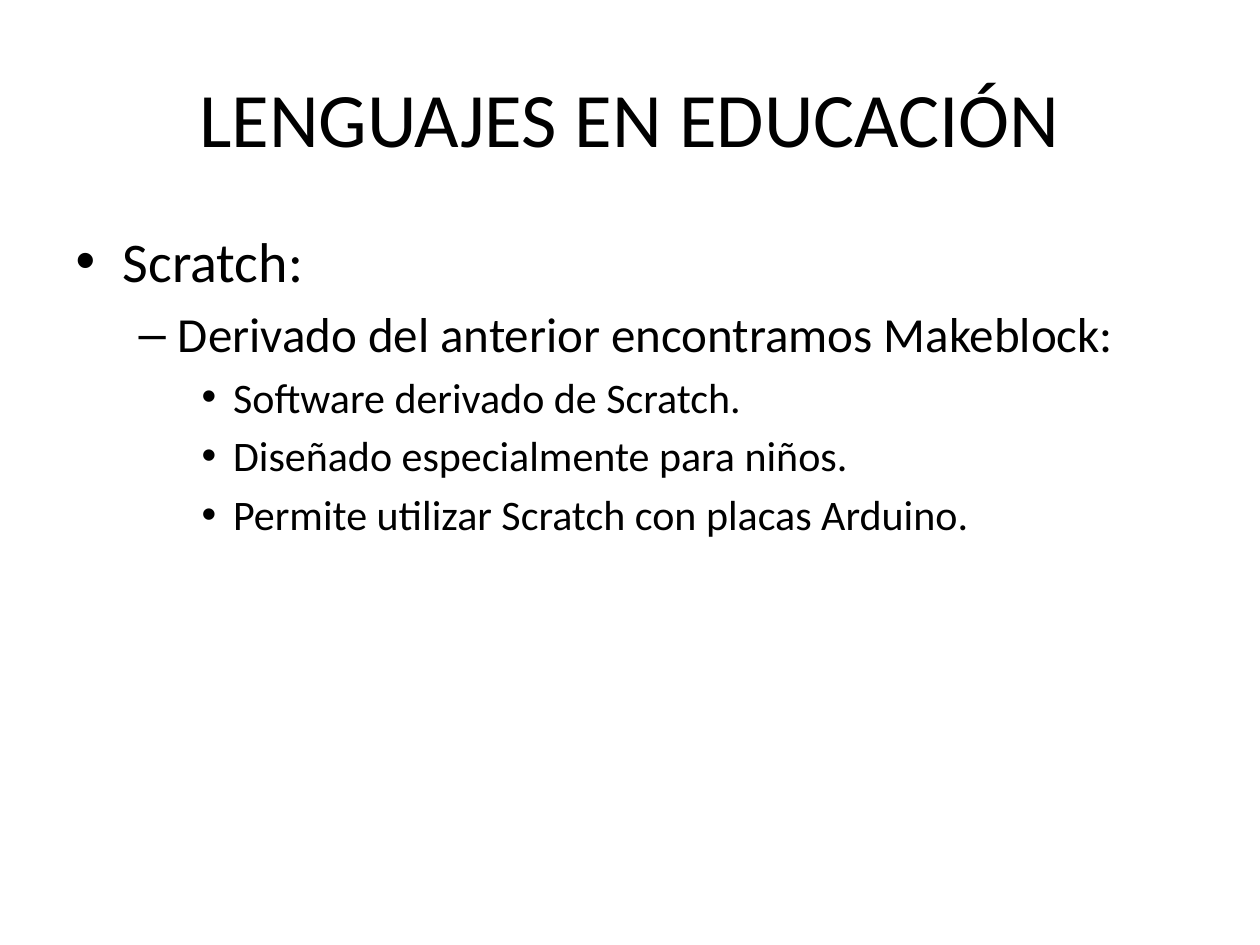
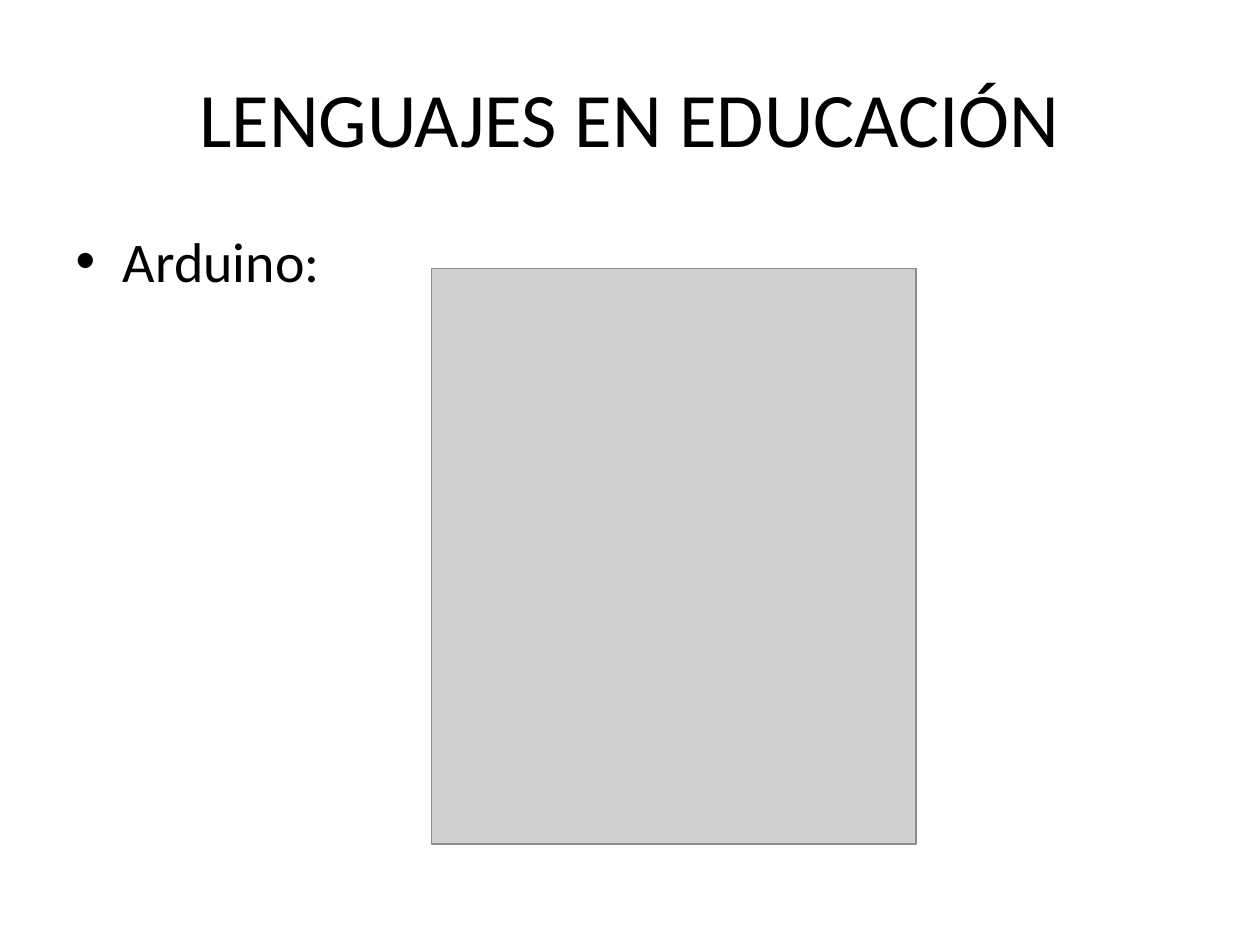
Before and after one commit to yerimattilatvala/DLP, a slide deck: slide 30 of P2/Presentacion.pptx (slide 26 before the commit). Drawn at 1260x945 pixels with LibreOffice and Linux fonts; fonts in the diff are those of the drawing; grey boxes stand for pictures. Boxes give left, top, right and bottom in pixels: in the first picture for what was removed or moved away, otherwise in the second. Text is boxed around its words. In the diff, an @@ line names an element or a change of style, - is before the commit and + after.

```diff
--- a/P2/Presentacion.pptx
+++ b/P2/Presentacion.pptx
@@ text at <box>123,243,320,283</box>: text changed; size 24 to 32 pt @@
-• Scratch:
-  – Derivado del anterior encontramos Makeblock:
-    • Software derivado de Scratch.
-    • Diseñado especialmente para niños.
-    • Permite utilizar Scratch con placas Arduino.
+• Arduino:
@@ picture added at <box>432,268,917,844</box> @@
```
Also in this commit, not shown: 3 other slides changed, 6 slides added, 2 slides removed.
